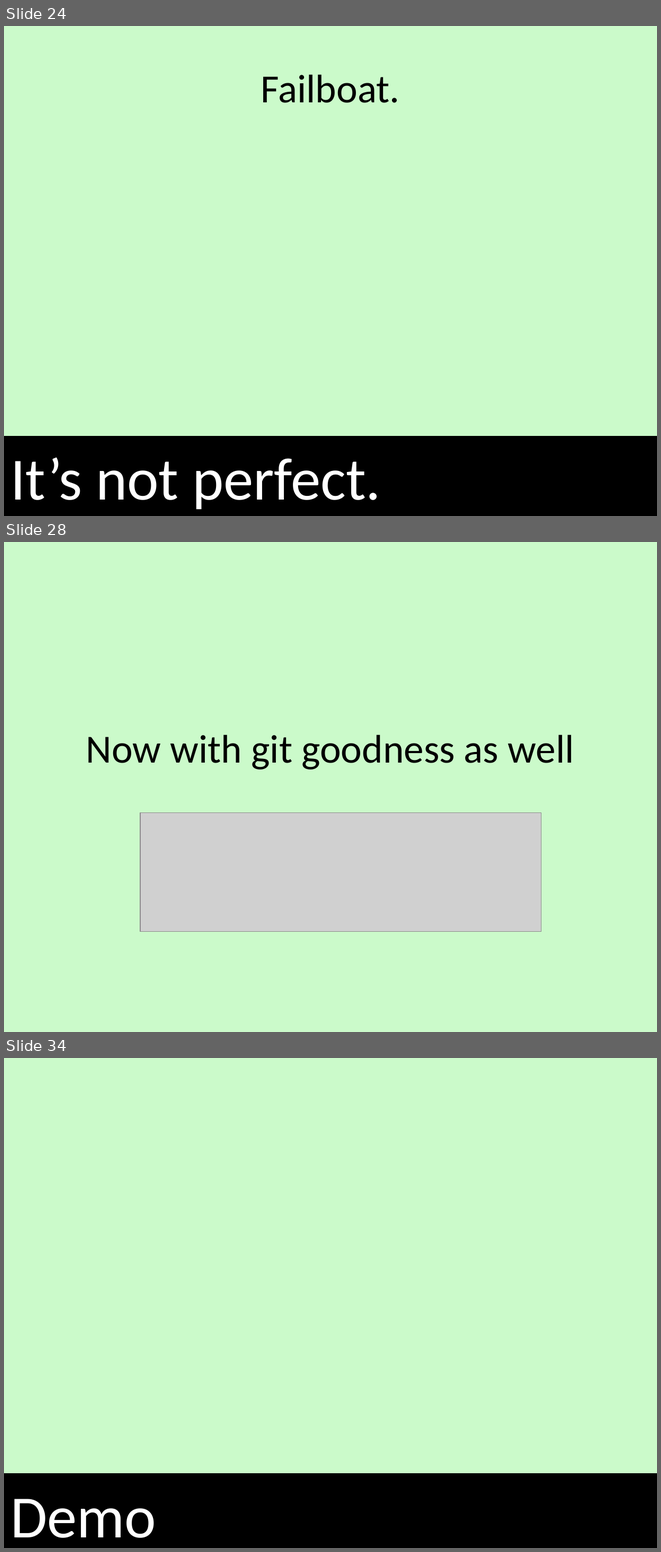
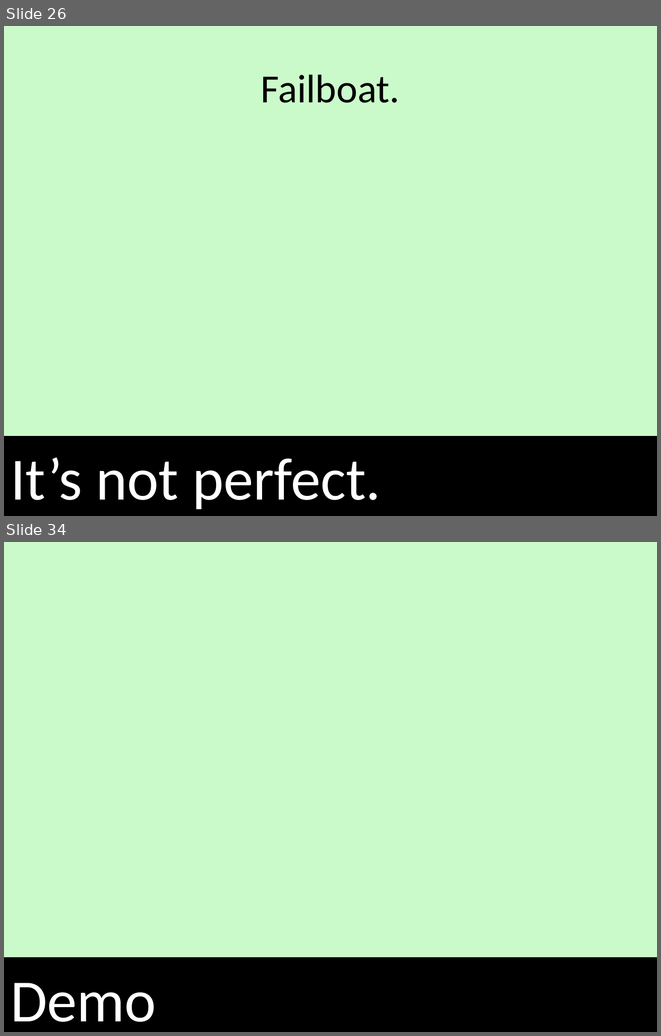
Before and after one commit to alecthegeek/gitWorkshop, a slide deck: gitWorkshop.odp. Shown one above the other, each under a label of ours: slides 24, 28 and 34 before the commit, slides 26 and 34 after it; the slides between them are not shown. The pictures are 661x1552 and 661x1036 pixels, drawn with LibreOffice and Linux fonts; fonts in the diff are those of the drawing; grey boxes stand for pictures; background and template pictures are left out. Boxes give left, top, right and bottom in pixels: in the first picture for what was removed or moved away, otherwise in the second. Text is boxed around its words. In the diff, an @@ line names an element or a change of style, - is before the commit and + after.

```diff
--- a/gitWorkshop.odp
+++ b/gitWorkshop.odp
@@ slide 28 removed at box(4, 542, 657, 1032), background #CBFACA @@
@@ title removed at box(86, 734, 574, 769) @@
-Now with git goodness as well
@@ picture removed at box(140, 812, 541, 931) @@
@@ what was slide 24 is now slide 26 @@
```
Also in this commit, not shown: 9 slides changed, 5 slides added, 4 other slides removed, 5 other files.
